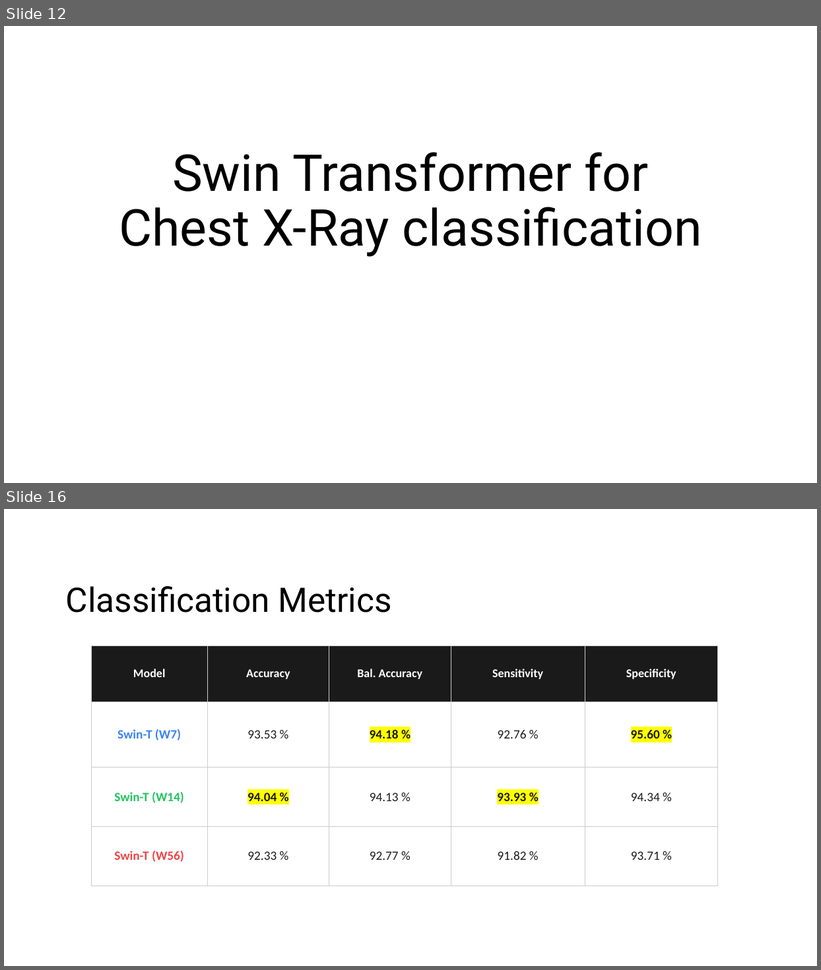
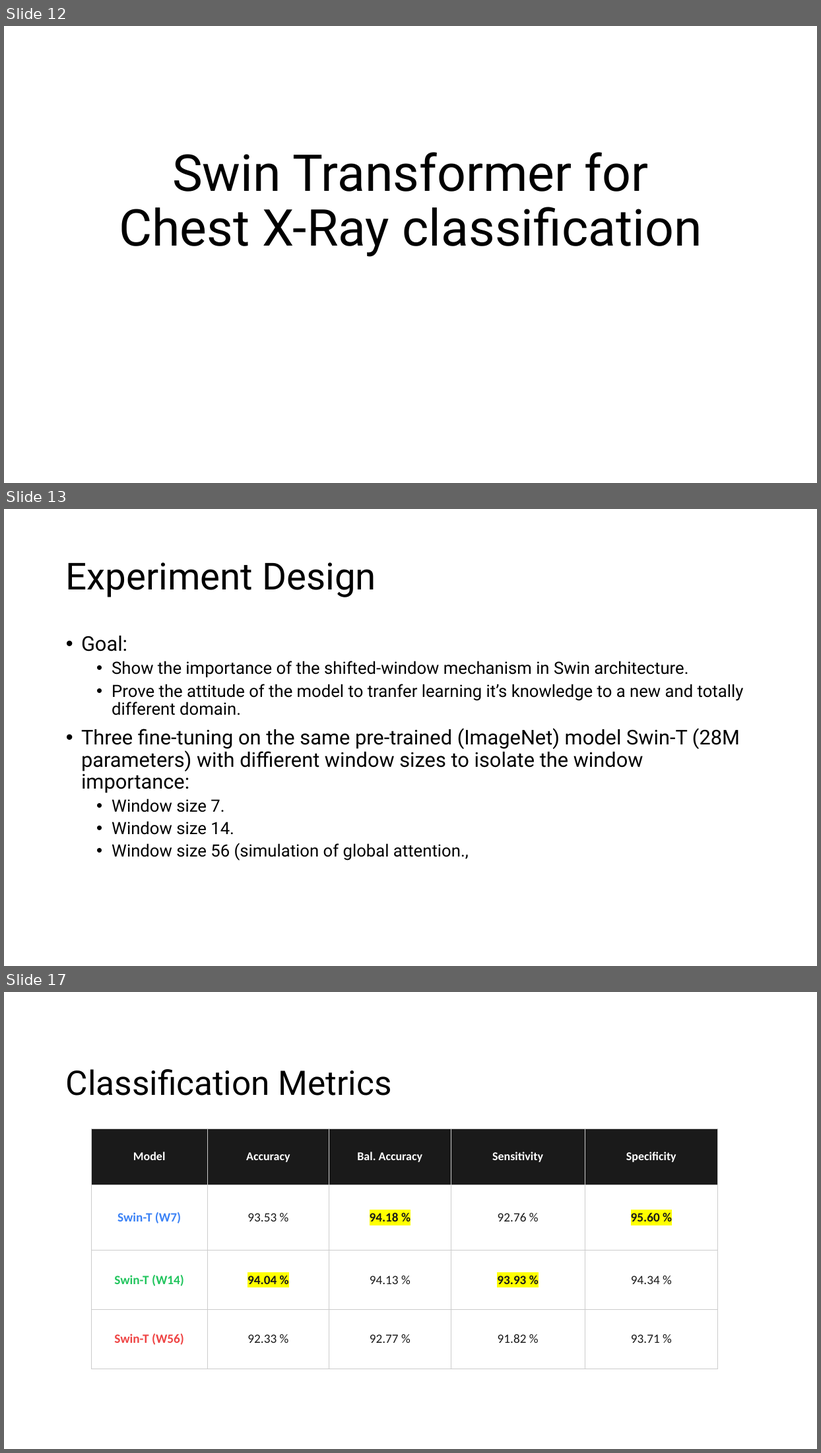
Before and after one commit to ma3ti/Swin-transformer-ChestXray, a slide deck: Swin.pptx. Shown one above the other, each under a label of ours: slides 12 and 16 before the commit, slides 12, 13 and 17 after it; the slides between them are not shown. The pictures are 821x970 and 821x1453 pixels, drawn with LibreOffice and Linux fonts; fonts in the diff are those of the drawing. Boxes give left, top, right and bottom in pixels: in the first picture for what was removed or moved away, otherwise in the second. Text is boxed around its words. In the diff, an @@ line names an element or a change of style, - is before the commit and + after.

```diff
--- a/Swin.pptx
+++ b/Swin.pptx
@@ slide 13 added at (4,509,817,966), background #FFFFFF @@
@@ title added at (66,562,376,597), 44 pt, text #000000 @@
+Experiment Design
@@ text added at (81,636,744,861), 20 pt, text #000000 @@
+• Goal:
+  • Show the importance of the shifted-window mechanism in Swin architecture.
+  • Prove the attitude of the model to tranfer learning it’s knowledge to a new and totally different domain.
+• Three fine-tuning on the same pre-trained (ImageNet) model Swin-T (28M parameters) with diffierent window sizes to isolate the window importance:
+  • Window size 7.
+  • Window size 14.
+  • Window size 56 (simulation of global attention.,
@@ what was slide 16 is now slide 17 @@
```
Also in this commit, not shown: 8 slides changed, 2 other slides added, 3 slides removed, 1 other file.
